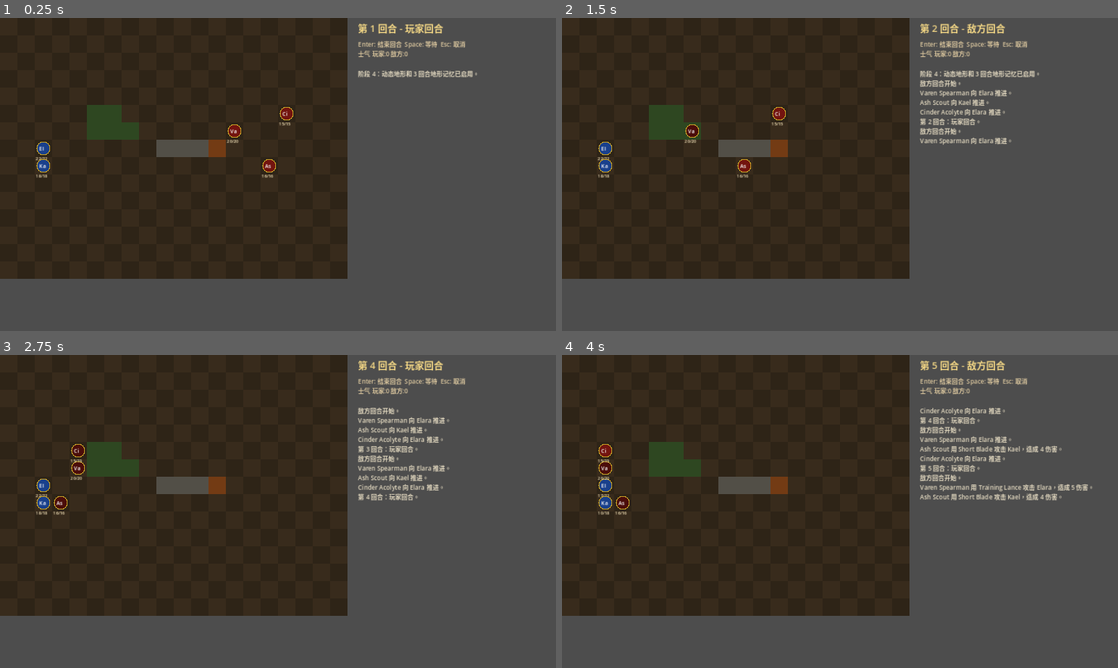
Above: before the commit, frames 1-4 (two rows, left to right).
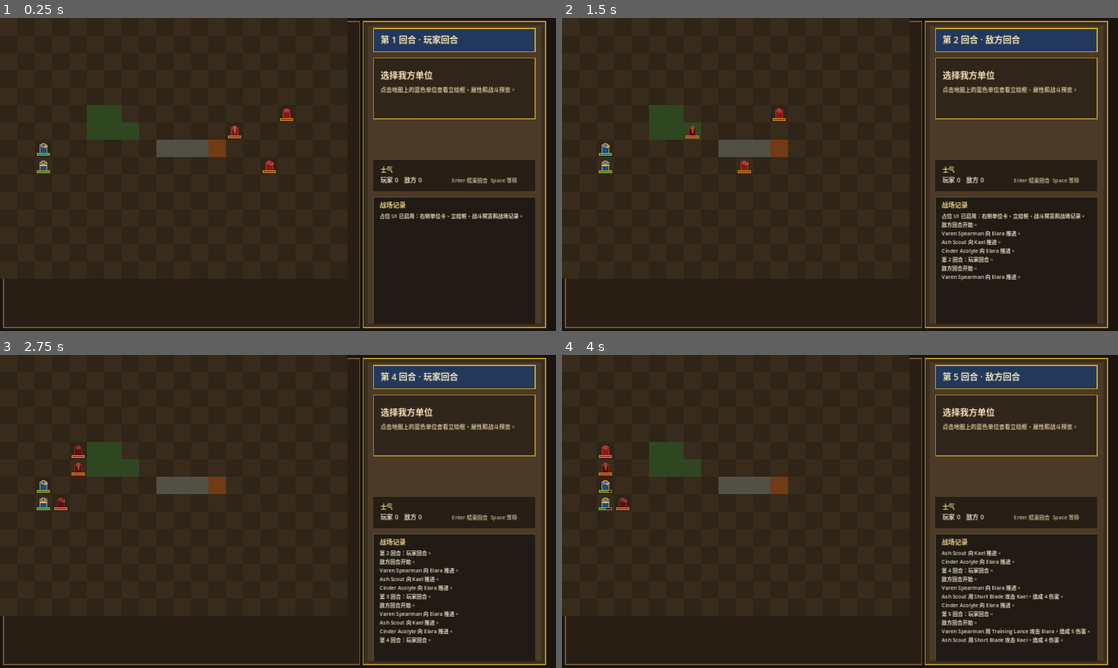
Above: after the commit, the same moments.

Repository: cui2573977943-code/agent
Game: Godot game, scene res://scenes/battle/BattleScene.tscn
Same seed, same stepped clock (60 frames per second), same inputs: the game is played once before the commit and once after it.
Inputs (mouse positions are in pixels of both pictures, inside the frame that each line leads up to):
- Up to frame 1 (0.25 s): no input
- Up to frame 2 (1.5 s): tap Enter at 0.5, 0.6, 1.35 s; move the mouse to (962, 158) at 0.52 s; click (962, 158) at 0.67 s; tap Space at 0.77 s; move the mouse to (728, 190) at 1.27 s; click (728, 190) at 1.42 s
- Up to frame 3 (2.75 s): tap Space at 1.52 s; move the mouse to (333, 442) at 2.02 s; tap Enter at 2.1 s; click (333, 442) at 2.17 s
- Up to frame 4 (4 s): move the mouse to (812, 574) at 2.77 s; tap Enter at 2.85, 3.6 s; click (812, 574) at 2.92 s; tap Space at 3.02, 3.77 s; move the mouse to (1006, 558) at 3.52 s; click (1006, 558) at 3.67 s

The runs differ from the first frame. In frame 1, 48% of the frame differs, in the area x 0-100%, y 0-100%; in frame 2, 48%; in frame 3, 48%; in frame 4, 48%.

Commit message:
Add Fire Emblem-style placeholder UI and unit sprites
Co-authored-by: cui2573977943-code <cui2573977943-code@users.noreply.github.com>

Diff:
--- a/scripts/battle/BattleScene.gd
+++ b/scripts/battle/BattleScene.gd
@@ -5,12 +5,13 @@
 const TacticalGridMapScript := preload("res://scripts/map/GridMap.gd")
 const CombatFormulaScript := preload("res://scripts/battle/CombatFormula.gd")
 const WeaponDataScript := preload("res://scripts/battle/WeaponData.gd")
-const CombatPreviewPanelScript := preload("res://scripts/ui/CombatPreviewPanel.gd")
 const FormationSystemScript := preload("res://scripts/battle/FormationSystem.gd")
 const MoraleSystemScript := preload("res://scripts/battle/MoraleSystem.gd")
 const ClassAbilityScript := preload("res://scripts/battle/ClassAbility.gd")
 const TerrainSystemScript := preload("res://scripts/map/TerrainSystem.gd")
 const DynamicTerrainScript := preload("res://scripts/map/DynamicTerrain.gd")
+const UnitSpriteRendererScript := preload("res://scripts/ui/UnitSpriteRenderer.gd")
+const BattleHudRendererScript := preload("res://scripts/ui/BattleHudRenderer.gd")
 
 var grid := TacticalGridMapScript.new(BattleManager.GRID_WIDTH, BattleManager.GRID_HEIGHT)
 var turn_manager := TurnManagerScript.new()
@@ -31,7 +32,7 @@
 	_load_units_from_level(level_data)
 	turn_manager.start_player_turn(player_units)
 	_apply_turn_start_terrain()
-	_add_log("阶段 4：动态地形和 3 回合地形记忆已启用。")
+	_add_log("占位 UI 已启用：右侧单位卡、立绘框、战斗预览和战场记录。")
 	queue_redraw()
 
 func _unhandled_input(event: InputEvent) -> void:
@@ -50,10 +51,12 @@
 	queue_redraw()
 
 func _draw() -> void:
+	var viewport_size := get_viewport_rect().size
+	BattleHudRendererScript.draw_background(self, viewport_size)
 	_draw_grid()
 	_draw_highlights()
 	_draw_units()
-	_draw_hud()
+	_draw_hud(viewport_size)
 
 func _load_units_from_level(data: Dictionary) -> void:
 	player_units.clear()
@@ -328,19 +331,10 @@
 		if not unit.is_alive():
 			continue
 		var center := grid_to_screen(unit.grid_position) + Vector2.ONE * (BattleManager.TILE_SIZE * 0.5)
-		var color := Color(0.1, 0.25, 0.55)
-		if unit.team == "enemy":
-			color = Color(0.45, 0.08, 0.06)
-		if unit.acted:
-			color = color.darkened(0.35)
-		draw_circle(center, 14.0, color)
-		draw_circle(center, 15.0, Color(0.79, 0.64, 0.15), false, 2.0)
-		draw_string(ThemeDB.fallback_font, center + Vector2(-10, 5), unit.display_name.substr(0, 2), HORIZONTAL_ALIGNMENT_LEFT, -1, 12, Color.WHITE)
-		draw_string(ThemeDB.fallback_font, center + Vector2(-18, 27), "%d/%d" % [unit.hp, unit.max_hp], HORIZONTAL_ALIGNMENT_LEFT, -1, 10, Color(0.95, 0.88, 0.72))
-
-func _draw_hud() -> void:
-	var x := BattleManager.GRID_WIDTH * BattleManager.TILE_SIZE + 24
-	var y := 32
+		var is_selected: bool = selected_unit == unit
+		UnitSpriteRendererScript.draw_unit(self, unit, center, BattleManager.TILE_SIZE, is_selected)
+
+func _draw_hud(viewport_size: Vector2) -> void:
 	var phase_text := "玩家回合"
 	if turn_manager.phase == TurnManagerScript.Phase.ENEMY:
 		phase_text = "敌方回合"
@@ -349,17 +343,14 @@
 	elif turn_manager.phase == TurnManagerScript.Phase.DEFEAT:
 		phase_text = "失败"
 
-	draw_string(ThemeDB.fallback_font, Vector2(x, y), "第 %d 回合 - %s" % [turn_manager.turn_number, phase_text], HORIZONTAL_ALIGNMENT_LEFT, -1, 22, Color(0.95, 0.84, 0.52))
-	draw_string(ThemeDB.fallback_font, Vector2(x, y + 34), "Enter: 结束回合  Space: 等待  Esc: 取消", HORIZONTAL_ALIGNMENT_LEFT, -1, 14, Color(0.86, 0.78, 0.62))
-	draw_string(ThemeDB.fallback_font, Vector2(x, y + 56), "士气 玩家:%d 敌方:%d" % [morale_system.value("player"), morale_system.value("enemy")], HORIZONTAL_ALIGNMENT_LEFT, -1, 14, Color(0.86, 0.78, 0.62))
-
-	var line_y := y + 102
-	if not current_preview.is_empty():
-		draw_string(ThemeDB.fallback_font, Vector2(x, line_y), "战斗预览: %s" % CombatPreviewPanelScript.summary(current_preview), HORIZONTAL_ALIGNMENT_LEFT, -1, 14, Color(0.95, 0.84, 0.52))
-		line_y += 28
-	for message in log_messages.slice(max(0, log_messages.size() - 10), log_messages.size()):
-		draw_string(ThemeDB.fallback_font, Vector2(x, line_y), message, HORIZONTAL_ALIGNMENT_LEFT, -1, 14, Color(0.9, 0.86, 0.76))
-		line_y += 22
+	BattleHudRendererScript.draw_side_panel(self, viewport_size)
+	BattleHudRendererScript.draw_turn_banner(self, turn_manager.turn_number, phase_text)
+	if selected_unit != null:
+		BattleHudRendererScript.draw_unit_card(self, selected_unit, _weapon_for(selected_unit), current_preview)
+	else:
+		BattleHudRendererScript.draw_empty_unit_card(self)
+	BattleHudRendererScript.draw_status_block(self, morale_system.value("player"), morale_system.value("enemy"))
+	BattleHudRendererScript.draw_log(self, log_messages)
 
 func _cell_rect(cell: Vector2i) -> Rect2:
 	return Rect2(grid_to_screen(cell), Vector2.ONE * BattleManager.TILE_SIZE)
--- /dev/null
+++ b/scripts/ui/BattleHudRenderer.gd
@@ -0,0 +1,120 @@
+class_name BattleHudRenderer
+extends RefCounted
+
+const PANEL_X := 836.0
+const PANEL_WIDTH := 420.0
+
+static func draw_background(canvas: CanvasItem, viewport_size: Vector2) -> void:
+	canvas.draw_rect(Rect2(Vector2.ZERO, viewport_size), Color(0.1, 0.08, 0.06), true)
+	canvas.draw_rect(Rect2(Vector2(8, 8), Vector2(820, 704)), Color(0.16, 0.12, 0.08), true)
+	canvas.draw_rect(Rect2(Vector2(8, 8), Vector2(820, 704)), Color(0.56, 0.45, 0.28, 0.7), false, 3.0)
+
+static func draw_side_panel(canvas: CanvasItem, viewport_size: Vector2) -> void:
+	var panel_rect := Rect2(Vector2(PANEL_X, 8), Vector2(PANEL_WIDTH, viewport_size.y - 16))
+	canvas.draw_rect(panel_rect, Color(0.24, 0.18, 0.12, 0.96), true)
+	canvas.draw_rect(panel_rect, Color(0.79, 0.64, 0.15, 0.85), false, 3.0)
+	canvas.draw_rect(Rect2(panel_rect.position + Vector2(10, 10), panel_rect.size - Vector2(20, 20)), Color(0.34, 0.27, 0.18, 0.55), true)
+
+static func draw_turn_banner(canvas: CanvasItem, turn_number: int, phase_text: String) -> void:
+	var banner := Rect2(Vector2(PANEL_X + 24, 24), Vector2(PANEL_WIDTH - 48, 54))
+	canvas.draw_rect(banner, Color(0.12, 0.22, 0.38, 0.92), true)
+	canvas.draw_rect(banner, Color(0.79, 0.64, 0.15), false, 2.0)
+	_draw_text(canvas, Vector2(banner.position.x + 16, banner.position.y + 34), "第 %d 回合 · %s" % [turn_number, phase_text], 20, Color(0.96, 0.9, 0.72))
+
+static func draw_unit_card(canvas: CanvasItem, unit, weapon: Dictionary, preview: Dictionary) -> void:
+	var card := Rect2(Vector2(PANEL_X + 24, 92), Vector2(PANEL_WIDTH - 48, 220))
+	canvas.draw_rect(card, Color(0.18, 0.14, 0.1, 0.95), true)
+	canvas.draw_rect(card, Color(0.79, 0.64, 0.15, 0.75), false, 2.0)
+
+	var portrait_rect := Rect2(card.position + Vector2(16, 16), Vector2(108, 132))
+	_draw_portrait(canvas, portrait_rect, unit)
+
+	var text_x := portrait_rect.position.x + portrait_rect.size.x + 18
+	_draw_text(canvas, Vector2(text_x, card.position.y + 34), unit.display_name, 22, Color(0.96, 0.9, 0.72))
+	_draw_text(canvas, Vector2(text_x, card.position.y + 62), _class_label(unit.class_id), 14, Color(0.86, 0.78, 0.62))
+	_draw_text(canvas, Vector2(text_x, card.position.y + 86), "Lv %d  HP %d/%d" % [unit.level, unit.hp, unit.max_hp], 14, Color(0.9, 0.86, 0.76))
+	_draw_text(canvas, Vector2(text_x, card.position.y + 110), "武器 %s" % weapon.get("display_name", "无"), 14, Color(0.9, 0.86, 0.76))
+	_draw_text(canvas, Vector2(text_x, card.position.y + 134), "经验 %d/100" % unit.experience, 14, Color(0.9, 0.86, 0.76))
+	_draw_text(canvas, Vector2(text_x, card.position.y + 158), "元素 %s" % _element_label(unit.element), 14, Color(0.9, 0.86, 0.76))
+
+	if preview.is_empty():
+		_draw_text(canvas, Vector2(card.position.x + 16, card.position.y + 188), "战斗预览：当前无射程内目标", 13, Color(0.82, 0.74, 0.58))
+	else:
+		_draw_text(canvas, Vector2(card.position.x + 16, card.position.y + 176), "战斗预览", 13, Color(0.95, 0.84, 0.52))
+		_draw_text(canvas, Vector2(card.position.x + 16, card.position.y + 198), _preview_line(preview), 13, Color(0.9, 0.86, 0.76))
+
+static func draw_empty_unit_card(canvas: CanvasItem) -> void:
+	var card := Rect2(Vector2(PANEL_X + 24, 92), Vector2(PANEL_WIDTH - 48, 140))
+	canvas.draw_rect(card, Color(0.18, 0.14, 0.1, 0.95), true)
+	canvas.draw_rect(card, Color(0.79, 0.64, 0.15, 0.75), false, 2.0)
+	_draw_text(canvas, Vector2(card.position.x + 16, card.position.y + 48), "选择我方单位", 20, Color(0.96, 0.9, 0.72))
+	_draw_text(canvas, Vector2(card.position.x + 16, card.position.y + 78), "点击地图上的蓝色单位查看立绘框、属性和战斗预览。", 13, Color(0.82, 0.74, 0.58))
+
+static func draw_status_block(canvas: CanvasItem, player_morale: int, enemy_morale: int) -> void:
+	var block := Rect2(Vector2(PANEL_X + 24, 326), Vector2(PANEL_WIDTH - 48, 72))
+	canvas.draw_rect(block, Color(0.14, 0.11, 0.08, 0.92), true)
+	_draw_text(canvas, Vector2(block.position.x + 16, block.position.y + 28), "士气", 14, Color(0.95, 0.84, 0.52))
+	_draw_text(canvas, Vector2(block.position.x + 16, block.position.y + 52), "玩家 %d    敌方 %d" % [player_morale, enemy_morale], 14, Color(0.9, 0.86, 0.76))
+	_draw_text(canvas, Vector2(block.position.x + 180, block.position.y + 52), "Enter 结束回合  Space 等待", 12, Color(0.78, 0.7, 0.56))
+
+static func draw_log(canvas: CanvasItem, messages: Array[String]) -> void:
+	var log_rect := Rect2(Vector2(PANEL_X + 24, 412), Vector2(PANEL_WIDTH - 48, 292))
+	canvas.draw_rect(log_rect, Color(0.12, 0.1, 0.08, 0.94), true)
+	canvas.draw_rect(log_rect, Color(0.56, 0.45, 0.28, 0.55), false, 1.0)
+	_draw_text(canvas, Vector2(log_rect.position.x + 14, log_rect.position.y + 24), "战场记录", 15, Color(0.95, 0.84, 0.52))
+	var line_y := log_rect.position.y + 48
+	for message in messages.slice(max(0, messages.size() - 11), messages.size()):
+		_draw_text(canvas, Vector2(log_rect.position.x + 14, line_y), message, 12, Color(0.9, 0.86, 0.76))
+		line_y += 20
+
+static func _draw_portrait(canvas: CanvasItem, rect: Rect2, unit) -> void:
+	canvas.draw_rect(rect, Color(0.1, 0.08, 0.06), true)
+	canvas.draw_rect(rect, Color(0.79, 0.64, 0.15), false, 2.0)
+	var center := rect.position + rect.size * 0.5
+	var body_color := _team_color(unit.team)
+	canvas.draw_rect(Rect2(center + Vector2(-24, 8), Vector2(48, 58)), body_color, true)
+	canvas.draw_circle(center + Vector2(0, -24), 18.0, body_color.lightened(0.15))
+	canvas.draw_string(ThemeDB.fallback_font, center + Vector2(-18, 52), unit.display_name.substr(0, 2), HORIZONTAL_ALIGNMENT_LEFT, -1, 16, Color(0.96, 0.9, 0.72))
+
+static func _draw_text(canvas: CanvasItem, position: Vector2, text: String, size: int, color: Color) -> void:
+	canvas.draw_string(ThemeDB.fallback_font, position, text, HORIZONTAL_ALIGNMENT_LEFT, -1, size, color)
+
+static func _preview_line(preview: Dictionary) -> String:
+	var element_text := "中性"
+	match preview.get("element_state", "neutral"):
+		"advantage":
+			element_text = "优势"
+		"disadvantage":
+			element_text = "劣势"
+	return "%s  伤害 %d  命中 %d%%  暴击 %d%%  %s" % [
+		preview.get("weapon_name", "Weapon"),
+		int(preview.get("damage", 0)),
+		int(preview.get("hit_chance", 0)),
+		int(preview.get("crit_chance", 0)),
+		element_text
+	]
+
+static func _class_label(class_id: String) -> String:
+	match class_id:
+		"bladeguard": return "职业：刃卫"
+		"ranger": return "职业：游侠"
+		"spearwall": return "职业：枪阵军"
+		"scout": return "职业：斥候"
+		"mage": return "职业：魔导士"
+		"druid": return "职业：德鲁伊"
+		"priest": return "职业：祭司"
+		"engineer": return "职业：工程兵"
+		_: return "职业：未知"
+
+static func _element_label(element: String) -> String:
+	match element:
+		"steel": return "钢"
+		"flame": return "焰"
+		"verdant": return "森"
+		"tide": return "潮"
+		_: return element
+
+static func _team_color(team: String) -> Color:
+	if team == "enemy":
+		return Color(0.45, 0.1, 0.08)
+	return Color(0.12, 0.28, 0.58)
--- /dev/null
+++ b/scripts/ui/UnitSpriteRenderer.gd
@@ -0,0 +1,57 @@
+class_name UnitSpriteRenderer
+extends RefCounted
+
+static func draw_unit(canvas: CanvasItem, unit, center: Vector2, tile_size: int, is_selected: bool = false) -> void:
+	var team_color := Color(0.12, 0.28, 0.58)
+	var accent := Color(0.79, 0.64, 0.15)
+	if unit.team == "enemy":
+		team_color = Color(0.52, 0.1, 0.08)
+		accent = Color(0.72, 0.2, 0.16)
+	if unit.acted:
+		team_color = team_color.darkened(0.35)
+		accent = accent.darkened(0.25)
+
+	var body_size := Vector2(tile_size * 0.42, tile_size * 0.52)
+	var body_rect := Rect2(center - body_size * 0.5 + Vector2(0, 2), body_size)
+	canvas.draw_rect(body_rect, team_color, true)
+	canvas.draw_rect(body_rect, accent, false, 2.0)
+
+	var head_radius := tile_size * 0.11
+	canvas.draw_circle(center + Vector2(0, -tile_size * 0.18), head_radius, team_color.lightened(0.18))
+	canvas.draw_arc(center + Vector2(0, -tile_size * 0.18), head_radius, 0.0, TAU, 24, accent, 2.0)
+
+	_draw_class_glyph(canvas, unit.class_id, center, tile_size, accent)
+	_draw_hp_bar(canvas, center, tile_size, unit.hp, unit.max_hp, unit.team == "player")
+
+	if is_selected:
+		canvas.draw_arc(center, tile_size * 0.34, 0.0, TAU, 32, Color(0.95, 0.84, 0.52), 3.0)
+
+static func _draw_class_glyph(canvas: CanvasItem, class_id: String, center: Vector2, tile_size: int, accent: Color) -> void:
+	var weapon_start := center + Vector2(tile_size * 0.08, -tile_size * 0.02)
+	var weapon_end := center + Vector2(tile_size * 0.24, -tile_size * 0.16)
+	match class_id:
+		"ranger":
+			weapon_start = center + Vector2(-tile_size * 0.2, -tile_size * 0.02)
+			weapon_end = center + Vector2(tile_size * 0.22, -tile_size * 0.02)
+		"mage":
+			canvas.draw_circle(center + Vector2(tile_size * 0.16, -tile_size * 0.08), tile_size * 0.07, accent.darkened(0.2))
+			return
+		"spearwall":
+			weapon_start = center + Vector2(tile_size * 0.02, tile_size * 0.12)
+			weapon_end = center + Vector2(tile_size * 0.02, -tile_size * 0.28)
+		"priest":
+			canvas.draw_line(center + Vector2(0, -tile_size * 0.24), center + Vector2(0, tile_size * 0.08), accent, 3.0)
+			canvas.draw_line(center + Vector2(-tile_size * 0.08, -tile_size * 0.12), center + Vector2(tile_size * 0.08, -tile_size * 0.12), accent, 3.0)
+			return
+	canvas.draw_line(weapon_start, weapon_end, accent.lightened(0.2), 3.0)
+
+static func _draw_hp_bar(canvas: CanvasItem, center: Vector2, tile_size: int, hp: int, max_hp: int, is_player: bool) -> void:
+	var width := tile_size * 0.72
+	var height := 5.0
+	var origin := center + Vector2(-width * 0.5, tile_size * 0.28)
+	var bar_bg := Rect2(origin, Vector2(width, height))
+	canvas.draw_rect(bar_bg, Color(0.12, 0.08, 0.06, 0.9), true)
+	var ratio: float = 0.0 if max_hp <= 0 else clamp(float(hp) / float(max_hp), 0.0, 1.0)
+	var fill_color := Color(0.18, 0.55, 0.28) if is_player else Color(0.72, 0.18, 0.14)
+	canvas.draw_rect(Rect2(origin, Vector2(width * ratio, height)), fill_color, true)
+	canvas.draw_rect(bar_bg, Color(0.79, 0.64, 0.15, 0.8), false, 1.0)
Not shown, changed: README.md
Not shown, added: assets/sprites/README.md
Not shown, added: assets/ui/README.md
Not shown, changed: docs/GDD.md
Not shown, changed: tools/validate_stage2.py
